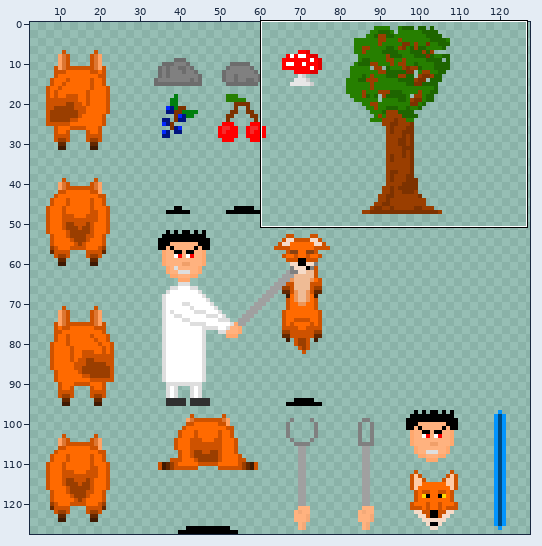
Sprite sheet -- spriteSheet.png. The first picture is a wide view before the edit; the outline marks the close-up.
Close-up. Earlier state:
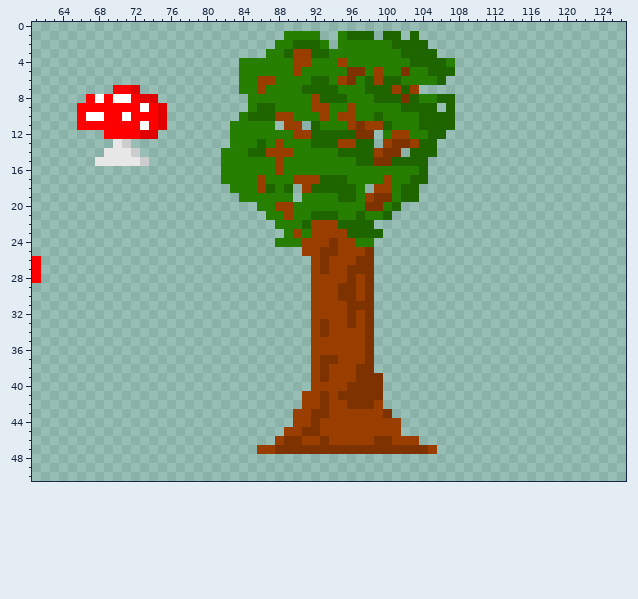
The file is 128x128 pixels. Colours within 5 levels of each other are drawn and written as one. Shown: x 61..126, y 0..50. The wide view leaves out empty margins. The commit also changed other parts of the picture, which this record leaves out.
After the commit:
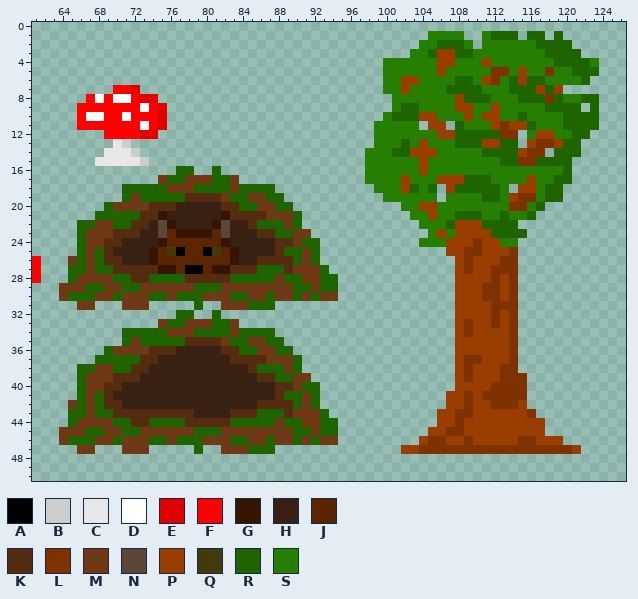
Palette (. is transparent): A #000000  B #cdcdcd  C #e7e7e7  D #ffffff  E #e00000  F #ff0000  G #361500  H #382112  J #5a2500  K #562c10  L #7d3200  M #6f3915  N #5a473a  P #9a3e00  Q #423a0b  R #1e6500  S #267f00
Change:
Changed rows in their new state; - is an unchanged pixel.
first column x 64:
 1 -------------------------....--....-..-.-SSSS--SRRR-RR-R----
 2 ------------------------......-.........SSRRRS-SSSSSSRRRR---
 3 -----------------------................SS-PPRRSSSSSSSSRRRR--
 4 --------------------................---SSSPPSSSPSSSSSSSRRRRS
 5 --------------------................--S--SPSSSSSLLSPSSLSSRRR
 6 --------------------................SSPP--SSRRSPLSRPRRSSSSR-
 7 --------------------................SSPSSSSRRRRSSSRRRPRP----
 8 ---------------------................SSS--SSPRRRSSSRRRLRSSRR
 9 ---------------------................---SSSSPPSSPSSSSSRRRR-R
10 --------------------................-RRRPPSSSPSPPSSRSSSSRRRR
11 -------------------.....-..-.......SS---.PP.RSSSPLPPRSSSRRRR
12 -------------------................S-SS--SPPRRRRRLL-SPPSSRR-
13 -------------------................SSSRSPSSSRRRPPRR-PLLPRR--
14 ------------------................SSSRRPPPSSSSSRRRRPLL-RRR--
15 ------------------................SSSSSSPSSSSSSSSRRLLRRRR---
16 -------------RR--R................------PSSSSSSSSSSSSSSSR---
17 -----------MRRMMMRRM..............--S-PSSSPPPRRRSSSSPSSRR---
18 -------RRRRRMMMRRRRMRRR-..-.......-SS-P-SR-PRRRRRS-PPSRR----
19 -------RMRRRRRKKKKMRRMMRR.-.........S-SSSS-SSSSRRSPLLSRR----
20 -----RMMMMKKKHHHHHKKRRMMRR............SSPPSSSSSSSSLLSR------
21 ----RRRRRKKGHHHHHHGKKKKMMMR..........--SSPSSRRRSSRSSR-------
22 --RRMMRRKKHNGHHHHGNHHKRRRMR........-----SSSRPPPRRRR---------
23 --RMMMKKKHHNJGGGGJNHHHKKRRMM........-----SPSPPPPRRRR--------
24 --RMMKKHHHHGJJJJJJGHHHHHKKMRR......-----SSSPPPLPPSS---------
25 --RMRKHHHHGJQAJJAQJGHHHHKRRMR......--------PPLLPPPL---------
26 -MRMRKKHHHGJJJJJJJJGHHKKKKRMR......---------PLPPPLL---------
27 -RRMRRKKKKKGGJAAJGGKKKRRRKMMMR.....---------PLPPLLL---------
28 -RMMMMRRKKRRRRKKKKKRRRRRMRRMMRR....---------PPPPLPL---------
29 MMMRRMMRRMMMMMMRRRMMMMMMMMRRMRR....---------PPPLLPL---------
30 MRRRMMRMMMRRMRRRMMMRRMMRMMRMRMM....---------PPPLLPL---------
31 --MM---MMM-----R--MMMRRR----.......---------PPPPLLL---------
32 -------------RR--R----------.......---------PPPPLPL---------
33 -----------MRRMMMRRM--------.......---------PLPPLPL---------
34 -------RRRRRMMMRRRRMRRRR----.......---------PLPPPPL---------
35 -------RMRRRRRKKKKMRRMMRR---.......---------PPPPPPL---------
36 -----RMMMMKKKHHHHHKKRRMMRR--.......---------PPPPPPL---------
37 ----RRRRRKKHHHHHHHHKKKKMMMR-.......---------PLLPPPL---------
38 --RRMMRRKKHHHHHHHHHHHKRRRMR-.......---------PLPPPLL---------
39 --RMMMKKKHHHHHHHHHHHHHKKRRMM........--------PLPPPLLL--------
40 --RMMKKHHHHHHHHHHHHHHHHHKKMRR.......--------PPPPLLLL--------
41 --RMRKHHHHHHHHHHHHHHHHHHKRRMR.......-------PPLPLLLLL--------
42 -MRMRKKHHHHHHHHHHHHHHHKKKKRMR.......-------PPLPPLLLP--------
43 -RRMRRKKKKKKKKKHHHHKKKRRRKMMMR.......-----PPLLPPPPPPL-------
44 -RMMMMRRKKRRRRKKKKKRRRRRMRRMMRR.......----PPLPPPPPPPPP------
45 MMMRRMMRRMMMMMMRRRMMMMMMMMRRMRR.......---PPLLPPPPPPPPP------
46 MRRRMMRMMMRRMRRRMMMRRMMRMMRMRMM.........PLLPPLPPPPPLLPPP----
47 --MM---MMM-----R--MMMRRR..............PP-LLLLLLLLLLLLLLLLP--
Where, in picture pixels (left, top, right, bottom), the same in both close-ups:
changed: (59, 31, 599, 454)
